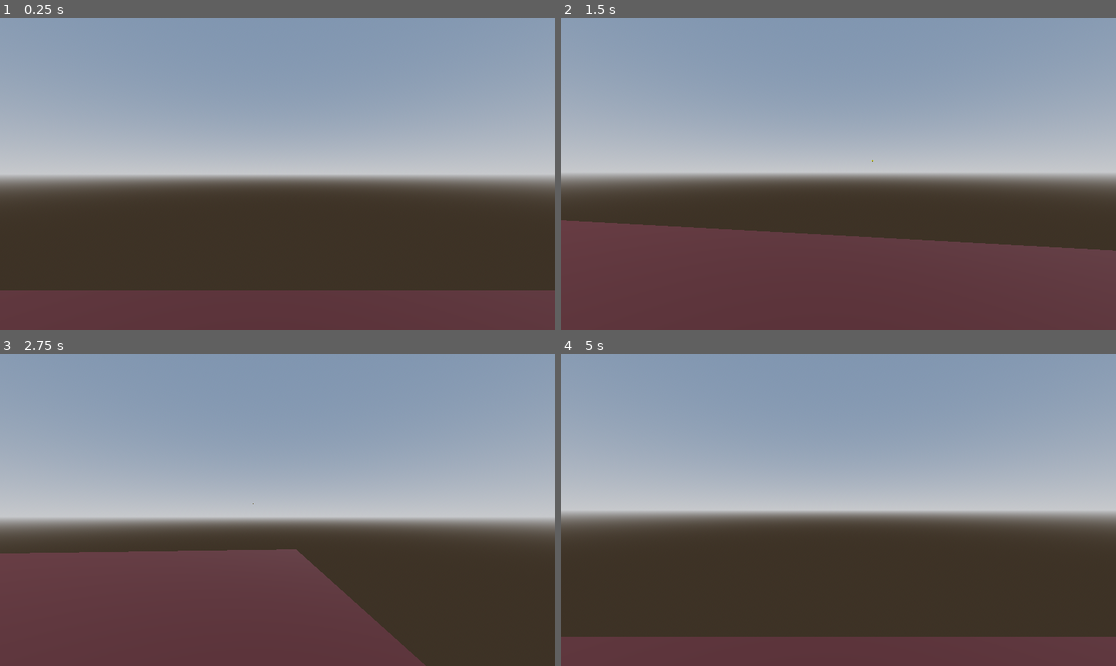
Above: before the commit, frames 1-4 (two rows, left to right).
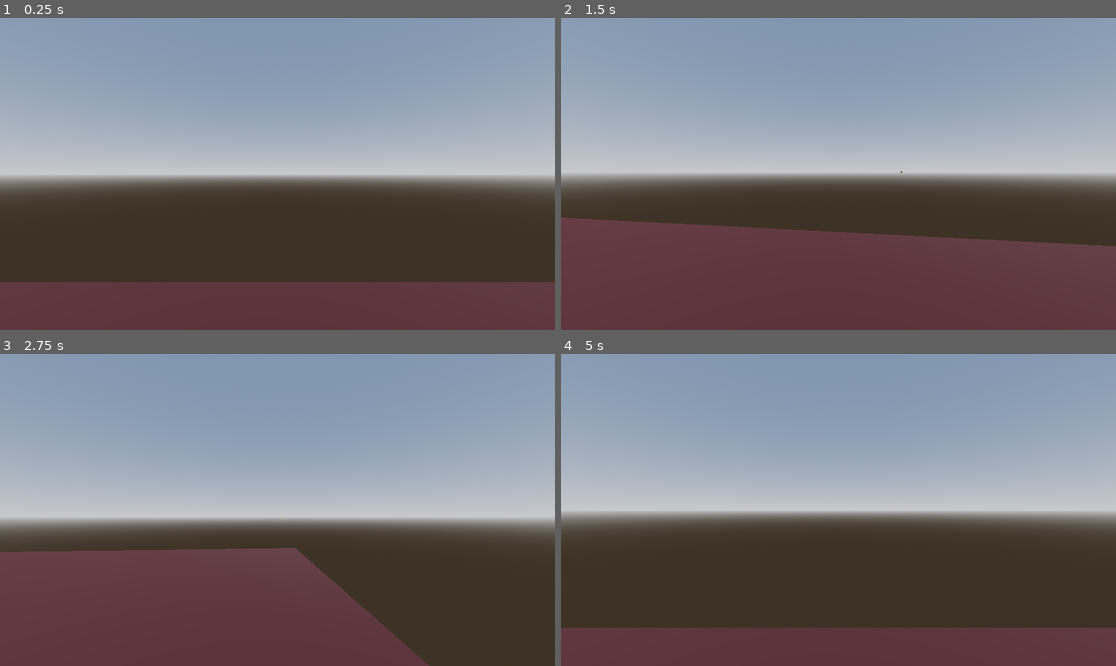
Above: after the commit, the same moments.

Repository: ROD-MS/project-colt
Game: Godot game, scene res://scenes/main.tscn
Two runs of this game, one before a commit and one after it. Both use one fixed random seed, a clock stepped at 60 frames per second and the inputs below.
Inputs (mouse positions are in pixels of both pictures, inside the frame that each line leads up to):
- Up to frame 1 (0.25 s): no input
- Up to frame 2 (1.5 s): move the mouse to (866, 174) at 0.52 s; press the mouse at (866, 174) at 0.53 s; hold D (right) 0.53-1.28 s; tap Space (jump) at 0.77 s; move the mouse to (810, 174) at 1.27 s; release the mouse at (810, 174) at 1.28 s; hold S (back) from 1.28 s (still down); tap W (foward) at 1.35 s
- Up to frame 3 (2.75 s): tap Space (jump) at 1.52 s; move the mouse to (288, 503) at 2.02 s; release S (back) at 2.03 s; hold D (right) from 2.03 s (still down); hold Shift (sprint) from 2.03 s (still down)
- Up to frame 4 (5 s): move the mouse to (832, 516) at 2.77 s; release Shift (sprint) at 2.78 s; click (832, 516) at 2.85 s; tap Space (jump) at 3.02, 3.77, 4.52 s; move the mouse to (877, 513) at 3.52 s; release D (right) at 3.53 s; hold A (left) from 3.53 s (still down); tap W (foward) at 3.6 s; move the mouse to (794, 506) at 4.27 s; tap Shift (sprint) at 4.35 s

The runs differ from the first frame. In frame 1, 2.7% of the frame differs, in the area x 0-100%, y 84-88%; in frame 2, 1.1%; in frame 3, 0.4%; in frame 4, 2.9%, in the area x 0-100%, y 87-91%.

Commit message:
etapa 0 e 1 correcao camera

Diff:
--- a/scenes/characters/enemy.tscn
+++ b/scenes/characters/enemy.tscn
@@ -174,6 +174,7 @@
 }]
 
 [sub_resource type="CapsuleShape3D" id="CapsuleShape3D_xup78"]
+radius = 0.35
 
 [sub_resource type="CapsuleShape3D" id="CapsuleShape3D_xo1d8"]
 
--- a/scenes/characters/player.tscn
+++ b/scenes/characters/player.tscn
@@ -11,15 +11,11 @@
 [ext_resource type="PackedScene" uid="uid://db4rodg7exgwx" path="res://scenes/components/hitbox_component.tscn" id="8_4uges"]
 
 [sub_resource type="CapsuleShape3D" id="CapsuleShape3D_8cjer"]
-radius = 0.35
-height = 1.5
-
-[sub_resource type="CapsuleMesh" id="CapsuleMesh_h2yuo"]
-radius = 0.35
+radius = 0.3
 height = 1.5
 
 [sub_resource type="CapsuleShape3D" id="CapsuleShape3D_vtj0f"]
-radius = 0.35
+radius = 0.3
 height = 1.5
 
 [node name="player" type="CharacterBody3D" node_paths=PackedStringArray("state_machine")]
@@ -38,19 +34,16 @@
 [node name="CollisionShape3D" type="CollisionShape3D" parent="HitboxComponent"]
 shape = SubResource("CapsuleShape3D_8cjer")
 
-[node name="MeshInstance3D" type="MeshInstance3D" parent="."]
-mesh = SubResource("CapsuleMesh_h2yuo")
-
 [node name="CollisionShape3D" type="CollisionShape3D" parent="."]
 shape = SubResource("CapsuleShape3D_vtj0f")
 
 [node name="head" type="Node3D" parent="."]
+transform = Transform3D(1, 0, 0, 0, 1, 0, 0, 0, 1, 0, 0.486331, 0.0158174)
 
 [node name="Camera3D" type="Camera3D" parent="head"]
-transform = Transform3D(1, 0, 0, 0, 1, 0, 0, 0, 1, -0.000133038, 0.481002, -0.304647)
 
 [node name="RayCast3D" type="RayCast3D" parent="head"]
-transform = Transform3D(0.989638, -0.00464083, 0.14351, 0.0133077, 0.99814, -0.0594912, -0.142967, 0.0607845, 0.987859, 0.285905, 0.266826, -0.601052)
+transform = Transform3D(1, 0, 0, 0, 1, 0, 0, 0, 1, 0, 0, -1.11077)
 target_position = Vector3(0, 0, -1)
 
 [node name="StateMachine" type="Node" parent="." node_paths=PackedStringArray("initial_state", "agent")]
--- a/scripts/components/health_component.gd
+++ b/scripts/components/health_component.gd
@@ -10,6 +10,7 @@
 
 func damage(attack: Attack):
 	health -= attack.damage
+	print (health)
 
 	if health <= 0:
 		get_parent().queue_free()
--- a/scripts/player/player.gd
+++ b/scripts/player/player.gd
@@ -72,4 +72,5 @@
 
 
 func _on_killzone_body_entered(body):
-	get_tree().reload_current_scene()
+	if body.name == "player":
+		get_tree().reload_current_scene()
Not shown: 1 places in scenes/characters/player.tscn that only renumber resources
